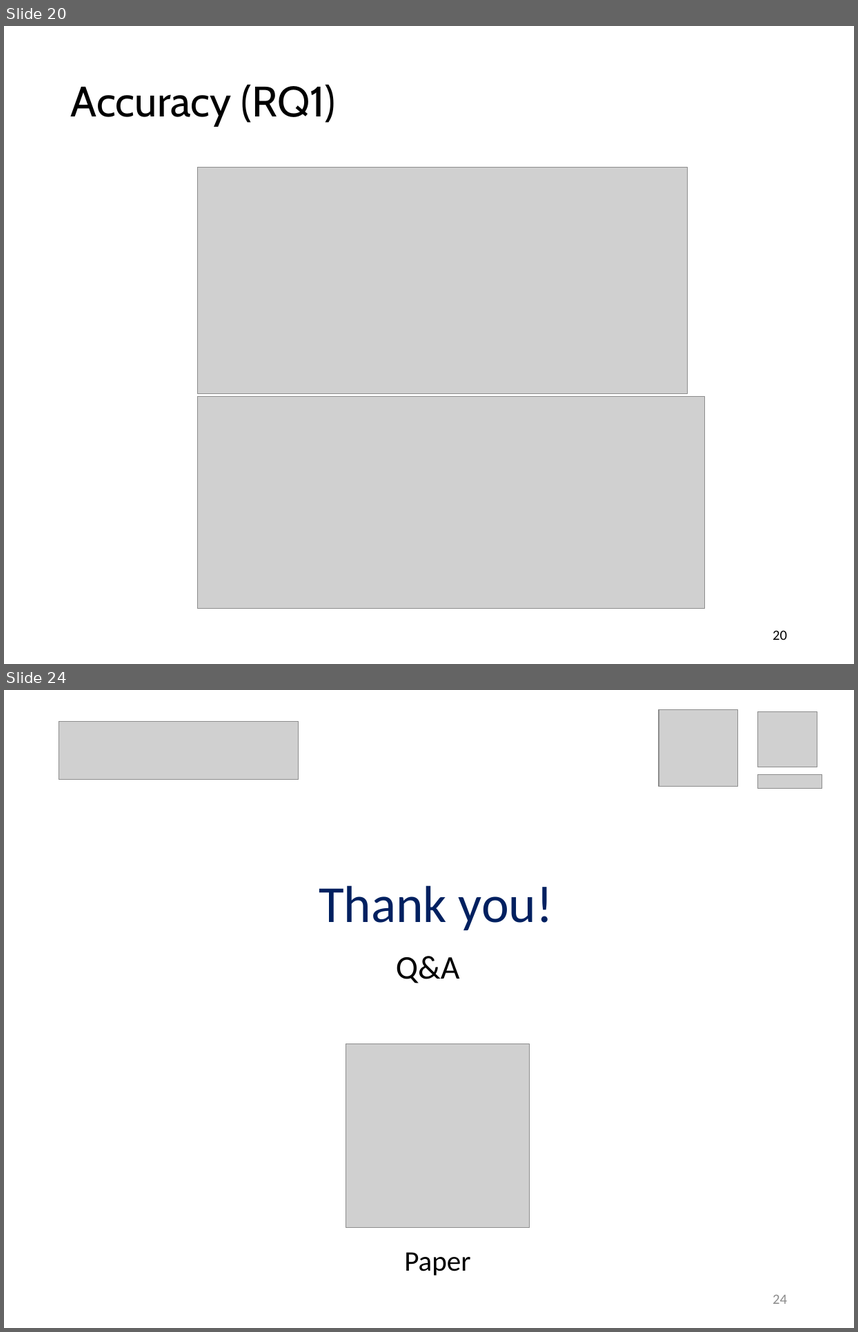
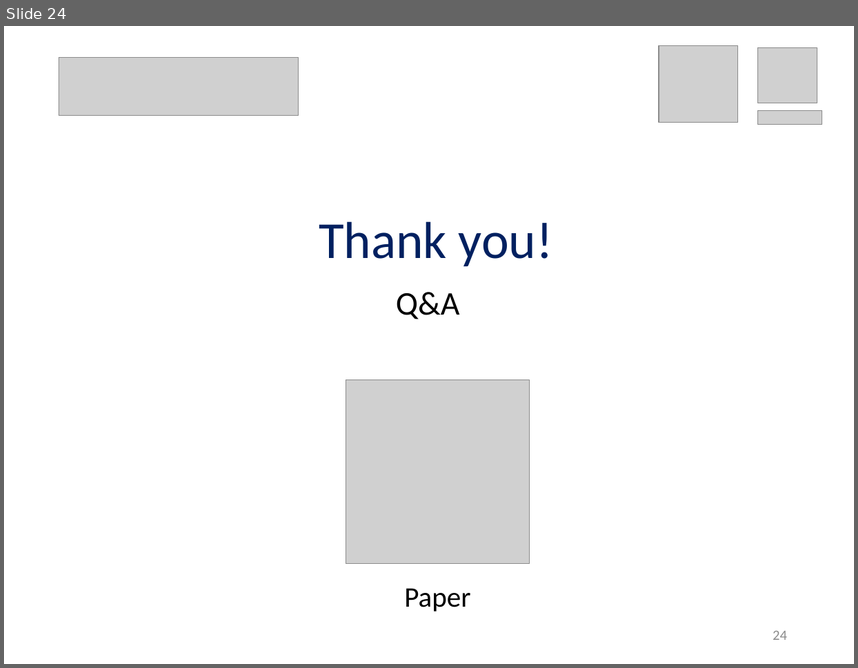
Before and after one commit to guxd/guxd.github.io, a slide deck: papers/slides/codekernel.pptx. Shown one above the other, each under a label of ours: slides 20 and 24 before the commit, slide 24 after it; the slides between them are not shown. The pictures are 858x1332 and 858x668 pixels, drawn with LibreOffice and Linux fonts; fonts in the diff are those of the drawing; grey boxes stand for pictures. Boxes give left, top, right and bottom in pixels: in the first picture for what was removed or moved away, otherwise in the second. Text is boxed around its words. In the diff, an @@ line names an element or a change of style, - is before the commit and + after.

```diff
--- a/papers/slides/codekernel.pptx
+++ b/papers/slides/codekernel.pptx
@@ slide 20 removed at box(4, 26, 854, 664), background #FFFFFF @@
@@ text removed at box(71, 84, 336, 126) @@
-Accuracy (RQ1)
@@ picture removed at box(198, 167, 688, 393) @@
@@ picture removed at box(198, 397, 704, 608) @@
@@ page number removed at box(773, 630, 787, 639) @@
-20
```
Also in this commit, not shown: 21 slides changed, 2 slides added, 1 other slide removed.
